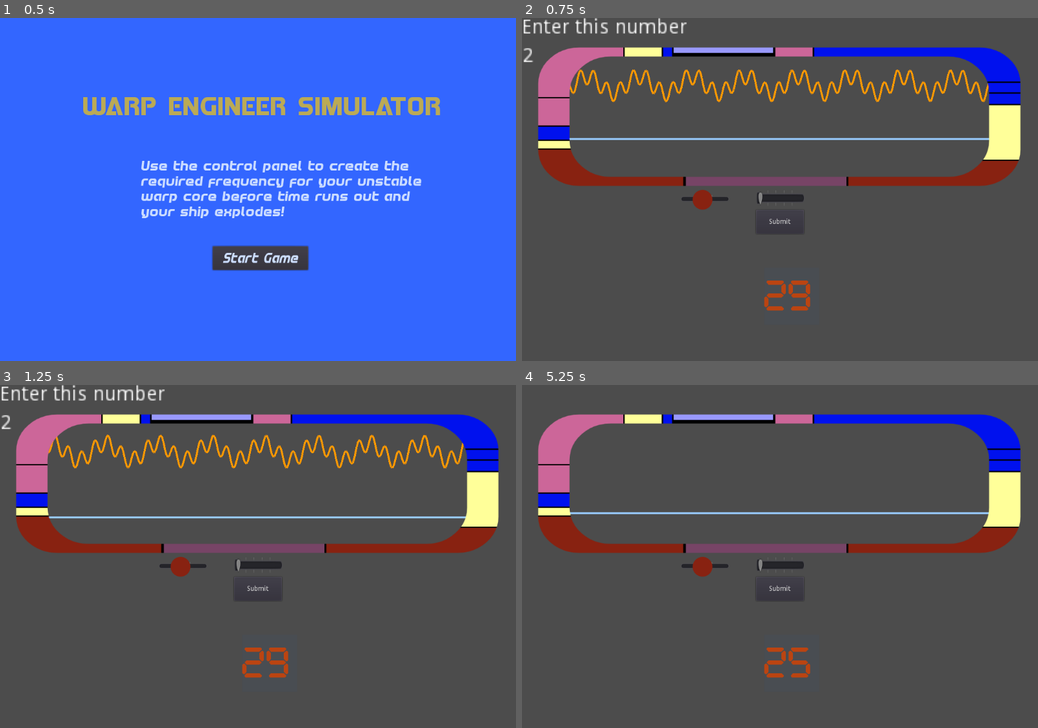
Above: before the commit, frames 1-4 (two rows, left to right).
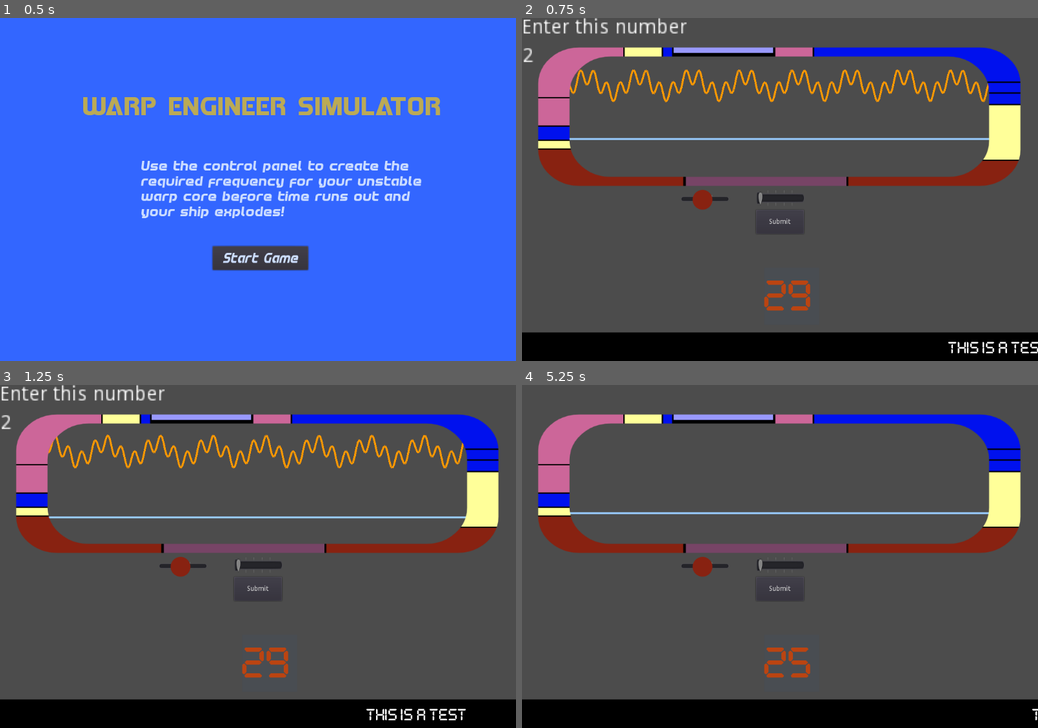
Above: after the commit, the same moments.

Repository: squiggle-at-squiggle/LDJam49
Game: Godot game, scene res://Scenes/Main.tscn
Two runs of this game, one before a commit and one after it. Both use one fixed random seed, a clock stepped at 60 frames per second and the inputs below.
Inputs:
- Up to frame 1 (0.5 s): no input
- Up to frame 2 (0.75 s): click "Start Game" at 0.5 s
- Up to frame 3 (1.25 s): no input
- Up to frame 4 (5.25 s): click "Submit" at 1.25 s; click "Submit" at 2 s; click "Submit" at 2.75 s; tap Enter at 3.5 s; tap Space at 4.25 s; click "Start Game" at 5 s

Frame 1 is identical in both runs. In frame 2, 8.4% of the frame differs, in the area x 0-100%, y 91-100%; in frame 3, 8.4%; in frame 4, 8.4%.
Error in both runs: Attempt to call function 'queue_free' in base 'previously freed instance' on a null instance. (res://Code/Main.gd:43)

Commit message:
Added dynamic scrolling message box

Diff:
--- a/Code/ControlPanel.gd
+++ b/Code/ControlPanel.gd
@@ -9,6 +9,7 @@
 # Called when the node enters the scene tree for the first time.
 func _ready():
 	$Control/PlayerScreen.draw_from_puzzle(submission, submission2)
+	$MessageBox.create_message("THIS IS A TEST")
 
 # Called every frame. 'delta' is the elapsed time since the previous frame.
 #func _process(delta):
--- /dev/null
+++ b/Code/MessageBox.gd
@@ -0,0 +1,40 @@
+extends Node
+
+
+# Declare member variables here. Examples:
+export (int) var scroll_rate
+var is_active
+var message_rotation
+
+
+# Called when the node enters the scene tree for the first time.
+func _ready():
+	is_active = false
+	message_rotation = $Label.get_rotation()
+	$Label.hide()
+
+
+# Called every frame. 'delta' is the elapsed time since the previous frame.
+func _process(delta):
+	if is_active:
+		$Label.rect_position.x -= scroll_rate * delta
+
+func create_message(text):
+	$Label.text = text
+	is_active = true
+	set_message_scroll()
+
+
+func end_message():
+	is_active = false
+
+
+func set_message_scroll():
+	$Label.rect_global_position = $EntryPoint.global_position
+	$Label.show()
+
+func _on_VisibilityNotifier2D_screen_exited():
+	if is_active:
+		set_message_scroll()
+	else:
+		$Label.hide()
--- /dev/null
+++ b/Fonts/MessageText.tres
@@ -0,0 +1,7 @@
+[gd_resource type="DynamicFont" load_steps=2 format=2]
+
+[ext_resource path="res://Fonts/Digital Play St.ttf" type="DynamicFontData" id=1]
+
+[resource]
+size = 24
+font_data = ExtResource( 1 )
--- a/Scenes/ControlPanel.tscn
+++ b/Scenes/ControlPanel.tscn
@@ -1,10 +1,11 @@
-[gd_scene load_steps=6 format=2]
+[gd_scene load_steps=7 format=2]
 
 [ext_resource path="res://Code/ControlPanel.gd" type="Script" id=1]
 [ext_resource path="res://Scenes/SliderOne.tscn" type="PackedScene" id=2]
 [ext_resource path="res://Art/lcars-viewbox-2.png" type="Texture" id=3]
 [ext_resource path="res://Scenes/PlayerScreen.tscn" type="PackedScene" id=4]
 [ext_resource path="res://Scenes/SliderTwo.tscn" type="PackedScene" id=5]
+[ext_resource path="res://Scenes/MessageBox.tscn" type="PackedScene" id=6]
 
 [node name="ControlPanel" type="CanvasLayer"]
 script = ExtResource( 1 )
@@ -62,6 +63,10 @@
 scale = Vector2( 0.854167, 0.7575 )
 texture = ExtResource( 3 )
 
+[node name="MessageBox" parent="." instance=ExtResource( 6 )]
+position = Vector2( 0, 660 )
+scroll_rate = 250
+
 [connection signal="pressed" from="Control/Submit" to="." method="_on_Submit_pressed"]
 [connection signal="changed" from="Control/SliderOne" to="." method="_on_SliderOne_changed"]
 [connection signal="changed" from="Control/SliderTwo" to="." method="_on_SliderTwo_changed"]
--- /dev/null
+++ b/Scenes/MessageBox.tscn
@@ -0,0 +1,37 @@
+[gd_scene load_steps=4 format=2]
+
+[ext_resource path="res://Code/MessageBox.gd" type="Script" id=1]
+[ext_resource path="res://Fonts/MessageText.tres" type="DynamicFont" id=2]
+
+[sub_resource type="StyleBoxFlat" id=1]
+bg_color = Color( 0, 0, 0, 1 )
+
+[node name="MessageBox" type="Node2D"]
+script = ExtResource( 1 )
+
+[node name="Panel" type="Panel" parent="."]
+margin_right = 1080.0
+margin_bottom = 60.0
+custom_styles/panel = SubResource( 1 )
+__meta__ = {
+"_edit_use_anchors_": false
+}
+
+[node name="EntryPoint" type="Node2D" parent="."]
+position = Vector2( 1080, 10 )
+
+[node name="Label" type="Label" parent="."]
+margin_top = 10.0
+margin_right = 101.0
+margin_bottom = 55.0
+custom_fonts/font = ExtResource( 2 )
+text = "DEBUG"
+__meta__ = {
+"_edit_use_anchors_": false
+}
+
+[node name="VisibilityNotifier2D" type="VisibilityNotifier2D" parent="Label"]
+position = Vector2( 99.1765, 12.554 )
+rect = Rect2( 0, 0, 20, 20 )
+
+[connection signal="screen_exited" from="Label/VisibilityNotifier2D" to="." method="_on_VisibilityNotifier2D_screen_exited"]
